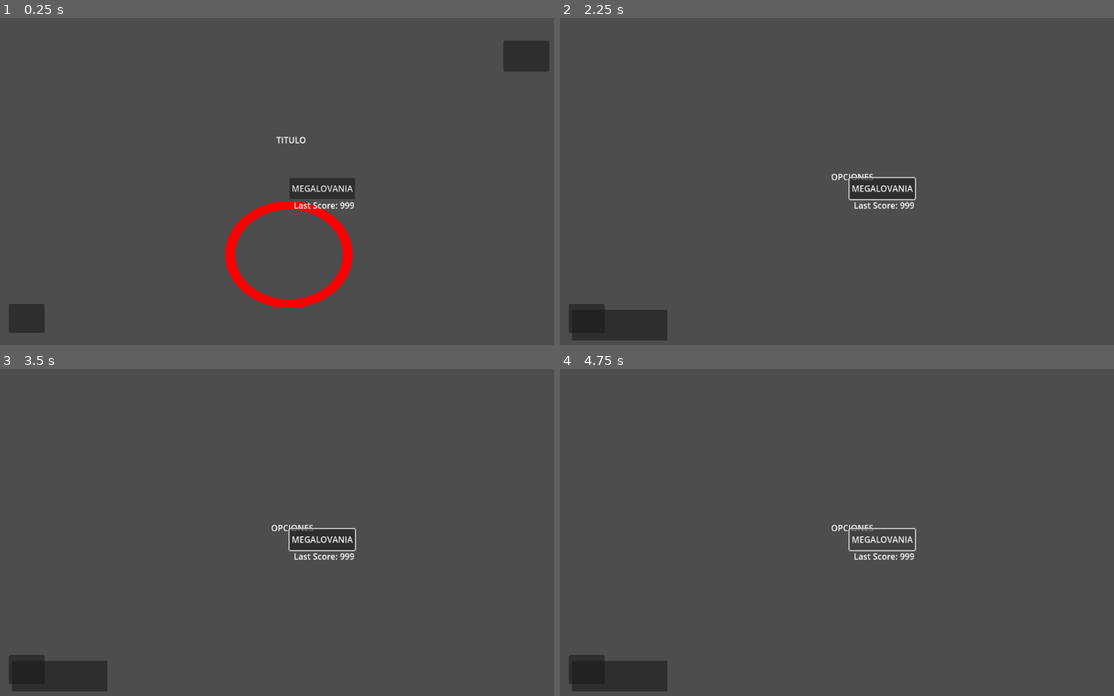
Above: before the commit, frames 1-4 (two rows, left to right).
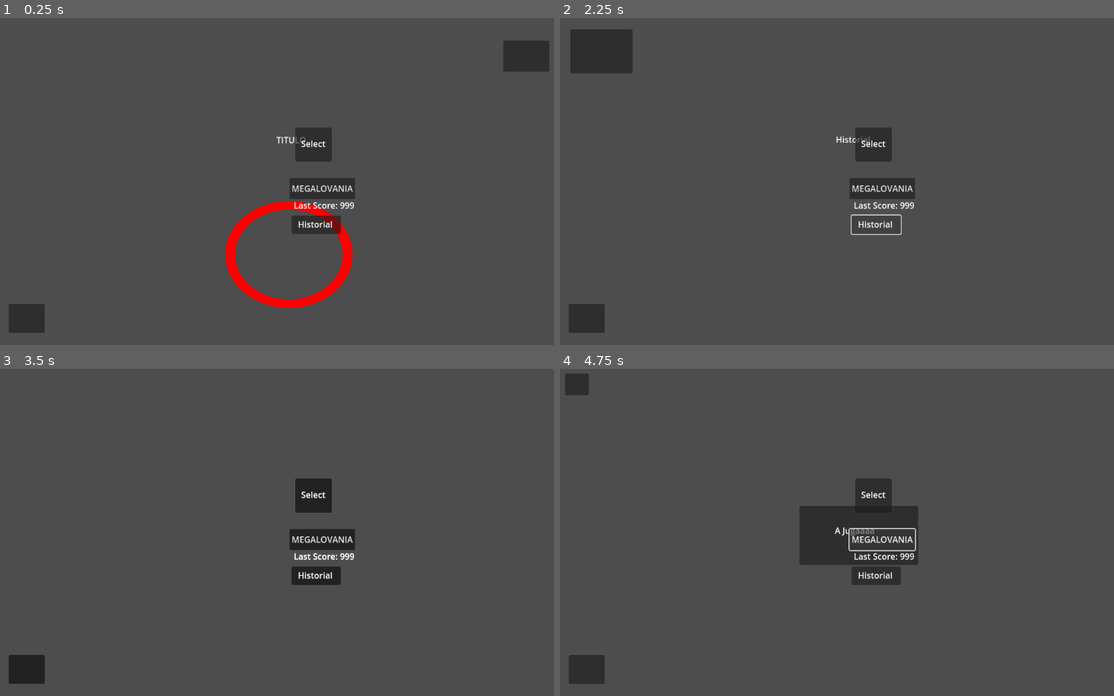
Above: after the commit, the same moments.

Repository: Migram05/ConJamOn25
Game: Godot game, scene res://Scenes/Levels/LabMenu.tscn
Same seed, same stepped clock (60 frames per second), same inputs: the game is played once before the commit and once after it. This scene is started directly instead of the project's main scene.
Inputs (mouse positions are in pixels of both pictures, inside the frame that each line leads up to):
- Up to frame 1 (0.25 s): no input
- Up to frame 2 (2.25 s): click (1086, 57) at 0.5 s; click "MEGALOVANIA" at 1.25 s; click (875, 224) at 2 s, where only the run after the commit has a clickable "Historial"
- Up to frame 3 (3.5 s): click (38, 401) at 2.77 s
- Up to frame 4 (4.75 s): click (875, 496) at 3.5 s, where only the run after the commit has a clickable "Select"; click (859, 535) at 4.25 s, where only the run after the commit has a clickable "A Jugaaaa"

The runs differ from the first frame. In frame 1, 1.2% of the frame differs, in the area x 52-62%, y 33-67%; in frame 2, 3.7%; in frame 3, 2.6%; in frame 4, 5.3%, in the area x 0-65%, y 1-99%.

Commit message:
Escenas base

Diff:
--- /dev/null
+++ b/Scenes/Levels/GameLevel.tscn
@@ -0,0 +1,26 @@
+[gd_scene load_steps=2 format=3 uid="uid://doubp0cns4pua"]
+
+[ext_resource type="Script" uid="uid://c6ble6fx0j4up" path="res://Scripts/game_level.gd" id="1_ep2aj"]
+
+[node name="GameLevel" type="Node2D"]
+script = ExtResource("1_ep2aj")
+
+[node name="Camera2D" type="Camera2D" parent="."]
+
+[node name="Label" type="Label" parent="."]
+offset_left = -87.0
+offset_top = -117.0
+offset_right = 95.0
+offset_bottom = -16.0
+theme_override_font_sizes/font_size = 30
+text = "A JUGAAA"
+horizontal_alignment = 1
+vertical_alignment = 1
+
+[node name="GoToLab" type="Button" parent="."]
+offset_left = -538.0
+offset_top = 242.0
+offset_right = -475.0
+offset_bottom = 294.0
+
+[connection signal="button_up" from="GoToLab" to="." method="GoToLab"]
--- /dev/null
+++ b/Scenes/Menus/Historial.tscn
@@ -0,0 +1,26 @@
+[gd_scene load_steps=2 format=3 uid="uid://dsgxwpnhh7hqw"]
+
+[ext_resource type="Script" uid="uid://yffs11yoqmjh" path="res://Scripts/historial.gd" id="1_n22as"]
+
+[node name="Historial" type="Node2D"]
+script = ExtResource("1_n22as")
+
+[node name="Title" type="Label" parent="."]
+offset_left = -54.0
+offset_top = -85.0
+offset_right = 69.0
+offset_bottom = -36.0
+text = "Historial
+"
+horizontal_alignment = 1
+vertical_alignment = 1
+
+[node name="GoBack" type="Button" parent="."]
+offset_left = -529.0
+offset_top = -282.0
+offset_right = -411.0
+offset_bottom = -199.0
+
+[node name="Camera2D" type="Camera2D" parent="."]
+
+[connection signal="button_up" from="GoBack" to="." method="GoBack"]
--- /dev/null
+++ b/Scenes/Menus/SelectionScene.tscn
@@ -0,0 +1,33 @@
+[gd_scene load_steps=2 format=3 uid="uid://dqsu1ob7778dh"]
+
+[ext_resource type="Script" uid="uid://erqm3a6aewq0" path="res://Scripts/selection_scene.gd" id="1_4jnrq"]
+
+[node name="SelectionScene" type="Node2D"]
+script = ExtResource("1_4jnrq")
+
+[node name="Camera2D" type="Camera2D" parent="."]
+
+[node name="Button" type="Button" parent="."]
+offset_left = -539.0
+offset_top = -295.0
+offset_right = -494.0
+offset_bottom = -254.0
+
+[node name="Button2" type="Button" parent="."]
+offset_left = -95.0
+offset_top = -44.0
+offset_right = 130.0
+offset_bottom = 68.0
+
+[node name="Label" type="Label" parent="Button2"]
+layout_mode = 0
+offset_left = 19.0
+offset_top = 2.0
+offset_right = 192.0
+offset_bottom = 91.0
+text = "A Jugaaaa"
+horizontal_alignment = 1
+vertical_alignment = 1
+
+[connection signal="button_up" from="Button" to="." method="GoBack"]
+[connection signal="button_up" from="Button2" to="." method="Play"]
--- a/Scenes/Objects/lab_plant.tscn
+++ b/Scenes/Objects/lab_plant.tscn
@@ -22,4 +22,36 @@
 
 [node name="AudioStreamPlayer2D" type="AudioStreamPlayer2D" parent="."]
 
+[node name="Historial" type="Button" parent="."]
+offset_left = 4.0
+offset_top = 71.0
+offset_right = 97.0
+offset_bottom = 106.0
+
+[node name="Label" type="Label" parent="Historial"]
+layout_mode = 0
+offset_right = 90.0
+offset_bottom = 33.0
+text = "Historial"
+horizontal_alignment = 1
+vertical_alignment = 1
+
+[node name="Button2" type="Button" parent="."]
+offset_left = 11.0
+offset_top = -96.0
+offset_right = 80.0
+offset_bottom = -31.0
+
+[node name="Label" type="Label" parent="Button2"]
+layout_mode = 0
+offset_left = 5.0
+offset_top = 13.0
+offset_right = 63.0
+offset_bottom = 48.0
+text = "Select"
+horizontal_alignment = 1
+vertical_alignment = 1
+
 [connection signal="pressed" from="Button" to="." method="_on_button_pressed"]
+[connection signal="button_up" from="Historial" to="." method="GoToHistorial"]
+[connection signal="button_up" from="Button2" to="." method="GoToSelection"]
--- a/Scripts/SceneManager.gd
+++ b/Scripts/SceneManager.gd
@@ -2,11 +2,15 @@
 
 var allScenes = [preload("res://Scenes/Menus/MainMenu.tscn"),
 				preload("res://Scenes/Menus/Options.tscn"),
-				preload("res://Scenes/Levels/LabMenu.tscn")]
+				preload("res://Scenes/Levels/LabMenu.tscn"),
+				preload("res://Scenes/Menus/Historial.tscn"),
+				preload("res://Scenes/Menus/SelectionScene.tscn"),
+				preload("res://Scenes/Levels/GameLevel.tscn")]
 enum _SCENES_{
 	MAIN_MENU,
 	OPTIONS,
 	LAB_MENU,
+	HISTORIAL_MENU,
 	SELECTION_MENU,
 	GAME_LEVEL,
 	SCORE_SCENE
--- /dev/null
+++ b/Scripts/game_level.gd
@@ -0,0 +1,15 @@
+extends Node2D
+
+
+# Called when the node enters the scene tree for the first time.
+func _ready() -> void:
+	pass # Replace with function body.
+
+
+# Called every frame. 'delta' is the elapsed time since the previous frame.
+func _process(delta: float) -> void:
+	pass
+
+
+func GoToLab() -> void:
+	SceneManager.loadScene(SceneManager._SCENES_.LAB_MENU);
--- /dev/null
+++ b/Scripts/historial.gd
@@ -0,0 +1,15 @@
+extends Node2D
+
+
+# Called when the node enters the scene tree for the first time.
+func _ready() -> void:
+	pass # Replace with function body.
+
+
+# Called every frame. 'delta' is the elapsed time since the previous frame.
+func _process(delta: float) -> void:
+	pass
+
+
+func GoBack() -> void:
+	SceneManager.loadScene(SceneManager._SCENES_.LAB_MENU);
--- a/Scripts/lab_plant_level_selector.gd
+++ b/Scripts/lab_plant_level_selector.gd
@@ -20,3 +20,11 @@
 		$AudioStreamPlayer2D.stream = sample
 		$AudioStreamPlayer2D.play()
 	print("Starting song " + displayName)
+
+
+func GoToHistorial() -> void:
+	SceneManager.loadScene(SceneManager._SCENES_.HISTORIAL_MENU);
+
+
+func GoToSelection() -> void:
+	SceneManager.loadScene(SceneManager._SCENES_.SELECTION_MENU);
--- /dev/null
+++ b/Scripts/selection_scene.gd
@@ -0,0 +1,19 @@
+extends Node2D
+
+
+# Called when the node enters the scene tree for the first time.
+func _ready() -> void:
+	pass # Replace with function body.
+
+
+# Called every frame. 'delta' is the elapsed time since the previous frame.
+func _process(delta: float) -> void:
+	pass
+
+
+func GoBack() -> void:
+	SceneManager.loadScene(SceneManager._SCENES_.LAB_MENU);
+
+
+func Play() -> void:
+	SceneManager.loadScene(SceneManager._SCENES_.GAME_LEVEL);
Not shown, added: Scripts/game_level.gd.uid
Not shown, added: Scripts/historial.gd.uid
Not shown, added: Scripts/selection_scene.gd.uid
